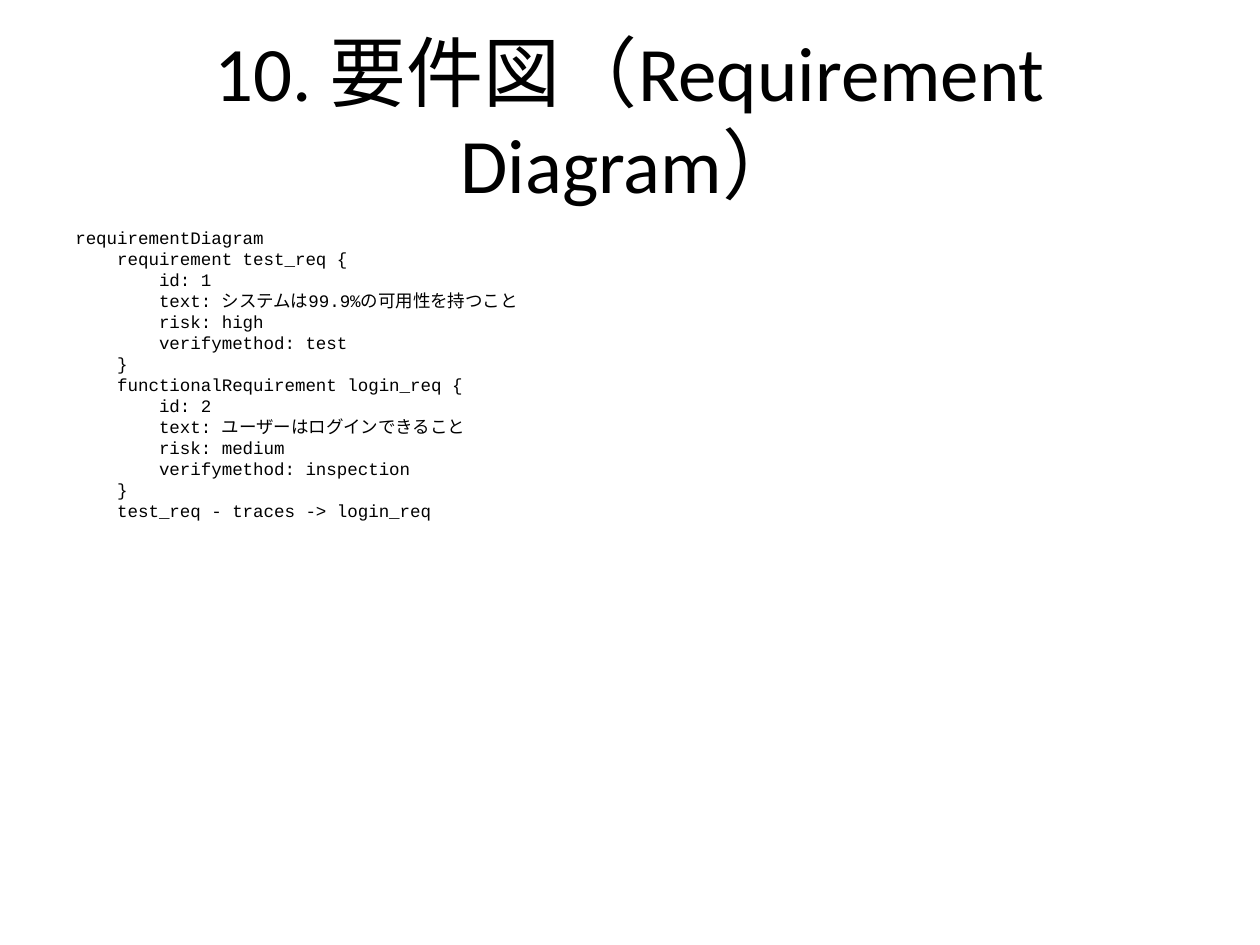
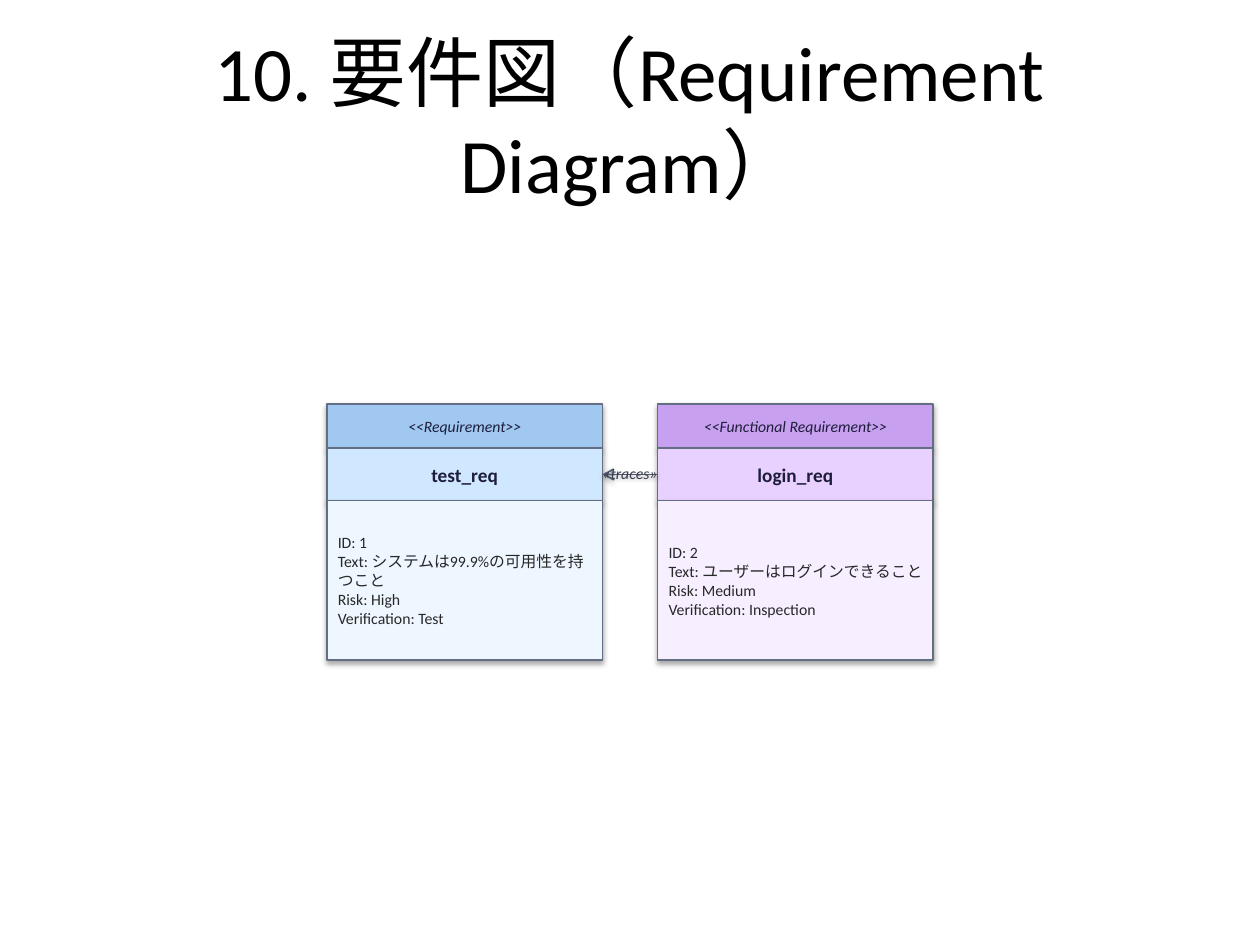
Before and after one commit to notfolder/qmd_to_pptx, a slide deck: slide 28 of demo_full.pptx. Drawn at 1260x945 pixels with LibreOffice and Linux fonts; fonts in the diff are those of the drawing. Boxes give left, top, right and bottom in pixels: in the first picture for what was removed or moved away, otherwise in the second. Text is boxed around its words. In the diff, an @@ line names an element or a change of style, - is before the commit and + after.

Commit message:
Add comprehensive tests for requirement diagram parser and renderer
- Implemented tests for parsing various requirement types including basic requirements, functional requirements, interface requirements, and more.
- Added tests for element nodes and their properties, including handling of docref and Japanese text.
- Included tests for parsing relationships with different types such as contains, traces, copies, and verifies.
- Developed tests for direction settings and style parsing, ensuring correct application of styles and class definitions.
- Created tests for inline markdown parsing to validate formatting.
- Established rendering tests for the RequirementRenderer to ensure shapes and connectors are drawn correctly, including handling of Japanese text and various relation types.
- Ensured that edge cases, such as empty diagrams and unknown relation nodes, are handled without errors.

```diff
--- a/demo_full.pptx
+++ b/demo_full.pptx
@@ text removed at (75, 232, 518, 521) @@
-requirementDiagram
-requirement test_req {
-id: 1
-text: システムは99.9%の可用性を持つこと
-risk: high
-verifymethod: test
-}
-functionalRequirement login_req {
-id: 2
-text: ユーザーはログインできること
-risk: medium
-verifymethod: inspection
-}
-test_req - traces -> login_req
@@ rectangle added at (326, 404, 602, 449), fill #A0C8F0, outline #646E82 1 pt, 9 pt, text #1E1E3C, italic @@
+<<Requirement>>
@@ rectangle added at (658, 404, 934, 449), fill #C8A0F0, outline #646E82 1 pt, 9 pt, text #1E1E3C, italic @@
+<<Functional Requirement>>
@@ rectangle added at (326, 449, 602, 501), fill #D0E8FF, outline #646E82 1 pt, 11 pt, text #1E1E3C, bold @@
+test_req
@@ rectangle added at (658, 449, 934, 501), fill #E8D0FF, outline #646E82 1 pt, 11 pt, text #1E1E3C, bold @@
+login_req
@@ arrow added from (658, 475) to (602, 475), #505A6E 1 pt @@
@@ text added at (602, 465, 657, 483), 9 pt, text #3C3C50, italic @@
+«traces»
@@ rectangle added at (326, 500, 602, 660), fill #EEF7FF, outline #646E82 1 pt, 9 pt, text #282828 @@
+ID: 1
+Text: システムは99.9%の可用性を持つこと
+Risk: High
+Verification: Test
@@ rectangle added at (658, 500, 934, 660), fill #F7EEFF, outline #646E82 1 pt, 9 pt, text #282828 @@
+ID: 2
+Text: ユーザーはログインできること
+Risk: Medium
+Verification: Inspection
```
Also in this commit, not shown: 4 other files.
